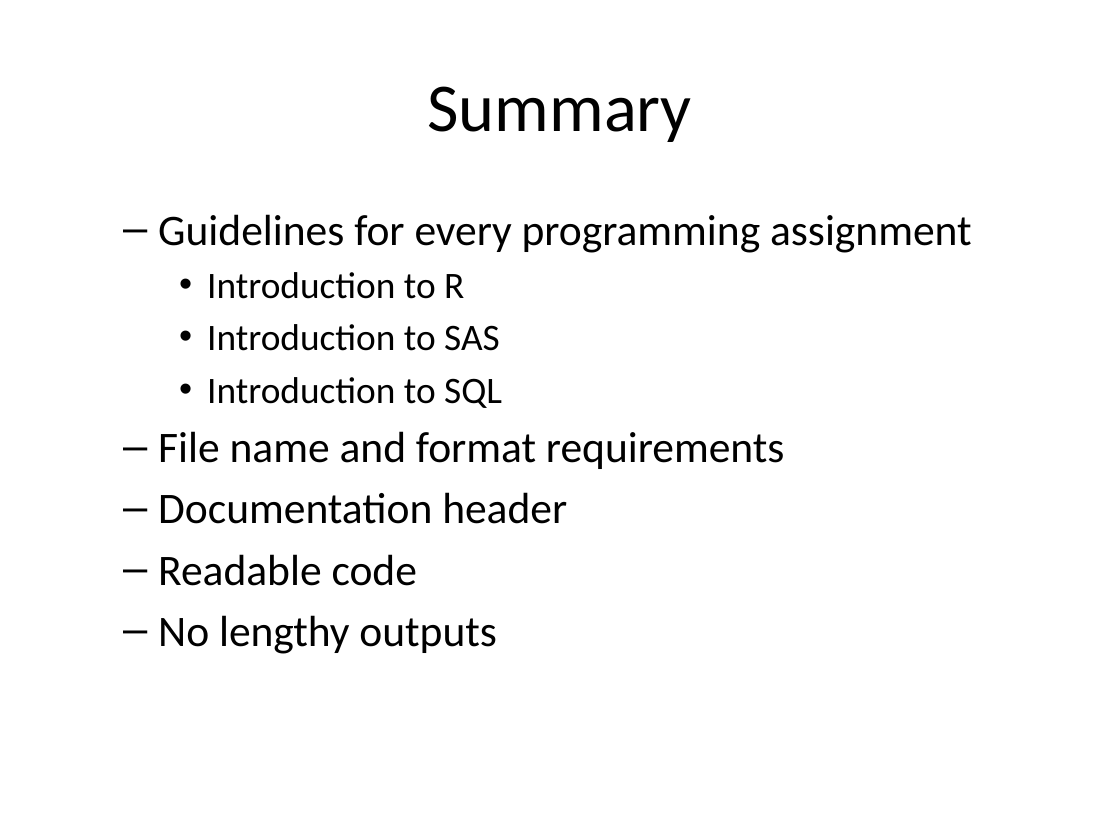
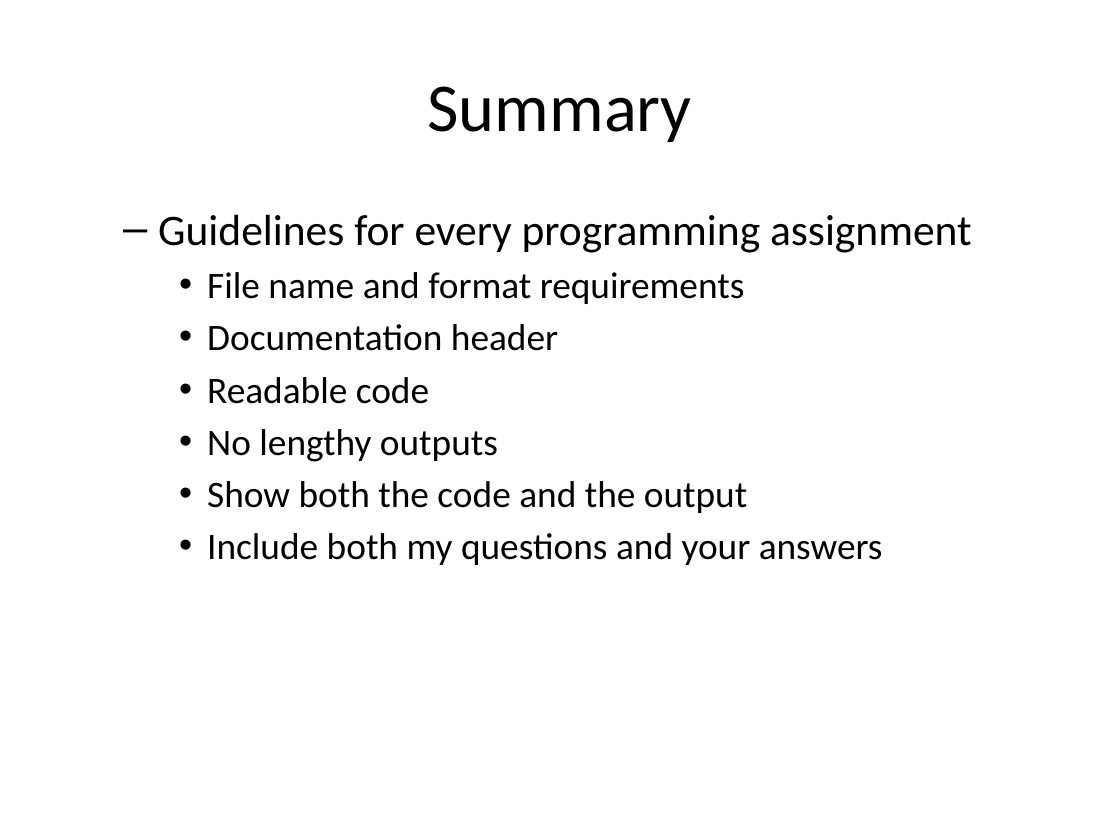
Before and after one commit to pmean/classes, a slide deck: slide 22 of software-engineering/results/programming-expectations.pptx (slide 17 before the commit). Drawn at 1120x840 pixels with LibreOffice and Linux fonts; fonts in the diff are those of the drawing. Boxes give left, top, right and bottom in pixels: in the first picture for what was removed or moved away, otherwise in the second. Text is boxed around its words. In the diff, an @@ line names an element or a change of style, - is before the commit and + after.

```diff
--- a/software-engineering/results/programming-expectations.pptx
+++ b/software-engineering/results/programming-expectations.pptx
@@ text at [207, 272, 502, 408]: paragraphs removed @@
-    • Introduction to R
-    • Introduction to SAS
-    • Introduction to SQL
@@ text at [207, 272, 745, 462]: size 28 to 24 pt in "File name and format requirements", "Documentation header", "Readable code", "No lengthy outputs"; bullet – to •; list level 2 to 3 in "File name and format requirements"; list level 2 to 3 in "Documentation header"; list level 2 to 3 in "Readable code"; list level 2 to 3 in "No lengthy outputs" @@
@@ text at [207, 481, 883, 565]: paragraphs added @@
+    • Show both the code and the output
+    • Include both my questions and your answers
```
Also in this commit, not shown: 4 other slides changed, 6 slides added, 1 slide removed, 2 other files.
